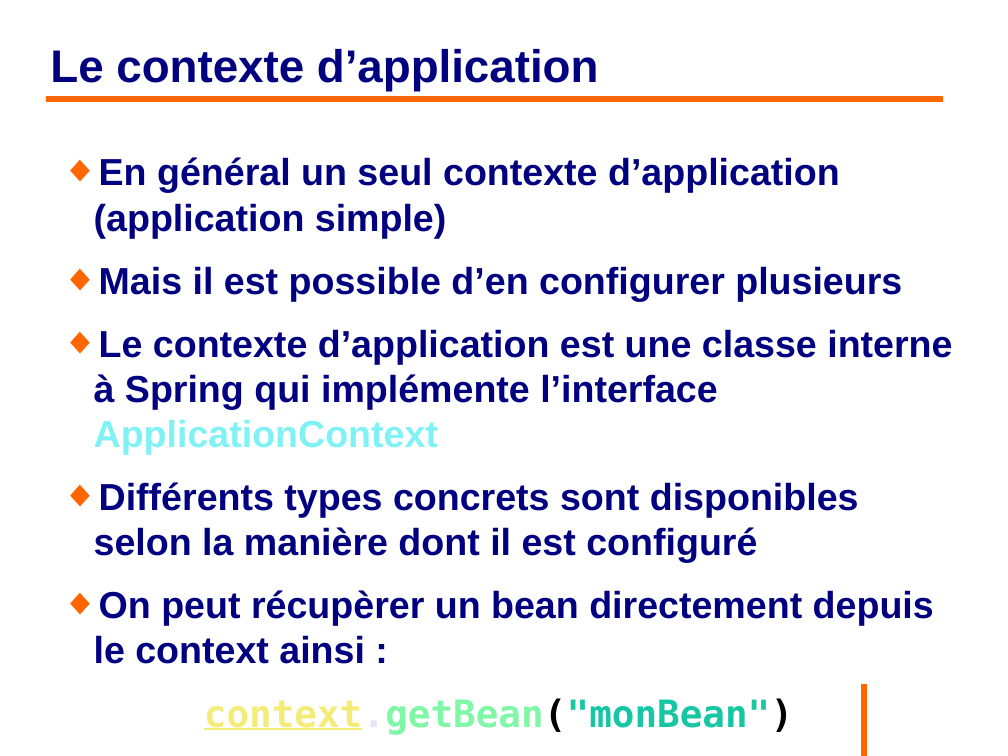
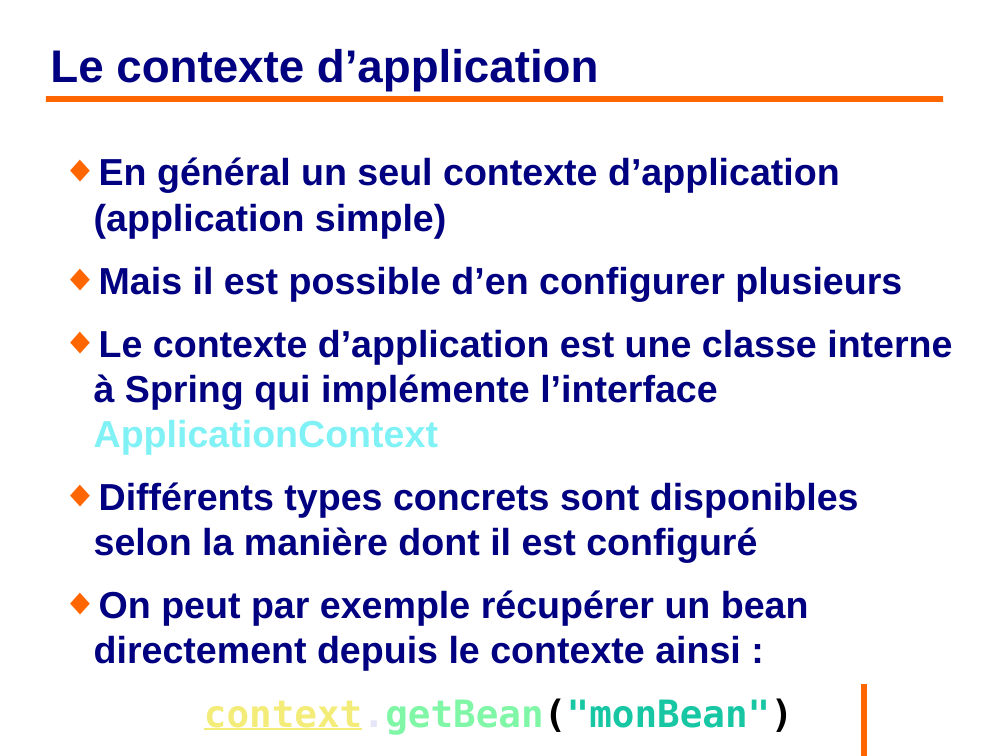
Before and after one commit to philphils/formation-spring, a slide deck: slide 41 of Documentation/diapo_formation_spring.odp. Drawn at 1008x756 pixels with LibreOffice and Linux fonts; fonts in the diff are those of the drawing; background and template pictures are left out. Boxes give left, top, right and bottom in pixels: in the first picture for what was removed or moved away, otherwise in the second. Text is boxed around its words. In the diff, an @@ line names an element or a change of style, - is before the commit and + after.

Commit message:
Fin partie création bean XML

```diff
--- a/Documentation/diapo_formation_spring.odp
+++ b/Documentation/diapo_formation_spring.odp
@@ text at <box>94,590,809,671</box>: text changed @@
-◆ On peut récupèrer un bean directement depuis le context ainsi :
+◆ On peut par exemple récupérer un bean directement depuis le contexte ainsi :
```
Also in this commit, not shown: 2 other slides changed, 6 slides added.
